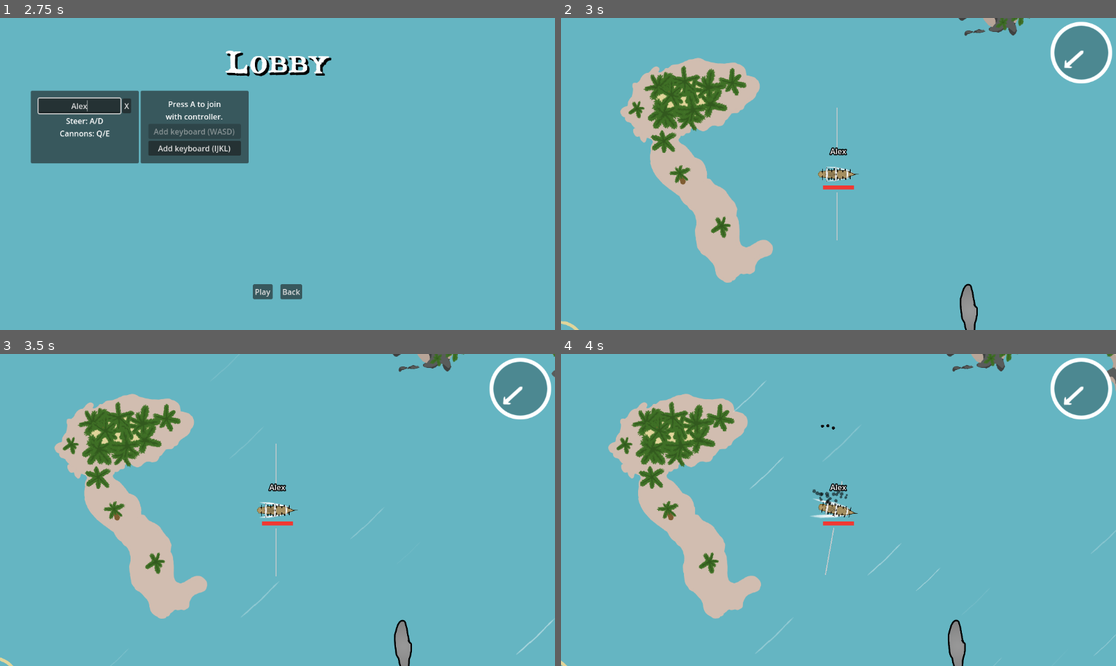
Above: before the commit, frames 1-4 (two rows, left to right).
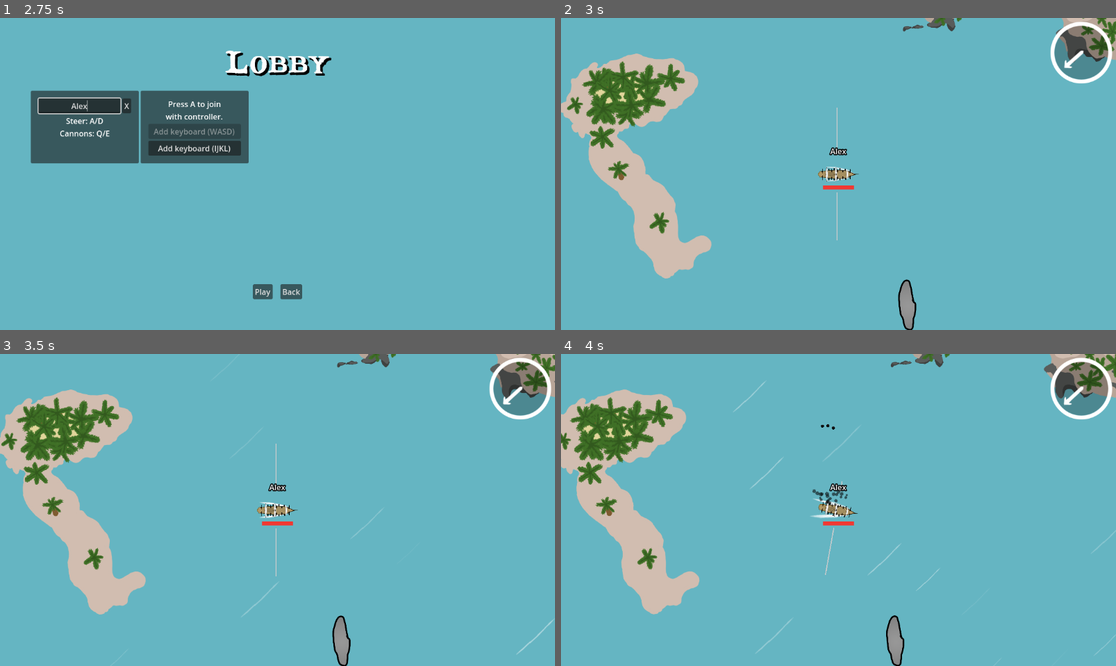
Above: after the commit, the same moments.

Repository: friedev/corsair-warfare
Game: Godot game, scene res://scenes/main.tscn
The game is run twice, just before and just after one commit, with the same random seed, the same clock (stepped at 60 frames per second) and the same inputs. Sound files missing from this copy of the repository are replaced by a short silence.
Inputs (mouse positions are in pixels of both pictures, inside the frame that each line leads up to):
- Up to frame 1 (2.75 s): click "Play" at 0.5 s; click "Add keyboard (WASD)" at 1.25 s; click (77, 105) at 2.02 s; type "Alex" at 2.1 s
- Up to frame 2 (3 s): click "Play" at 2.75 s
- Up to frame 3 (3.5 s): no input
- Up to frame 4 (4 s): hold D from 3.53 s (still down); hold Q from 3.53 s (still down)

Frame 1 is identical in both runs. In frame 2, 17% of the frame differs, in the area x 0-100%, y 0-100%; in frame 3, 17%; in frame 4, 17%.

Commit message:
Updated Spawn Range
Made bigger spawn range

Diff:
--- a/scenes/main.gd
+++ b/scenes/main.gd
@@ -35,8 +35,8 @@
 	# TODO let player choose texture, or choose based on index
 	ship.texture = self.SHIP_TEXTURES[0]
 	# TODO spawn at random safe location
-	ship.position.x += randf() * 64
-	ship.position.y += randf() * 64
+	ship.position.x += randf() * 256
+	ship.position.y += randf() * 256
 	ship.wind = self.wind
 
 
